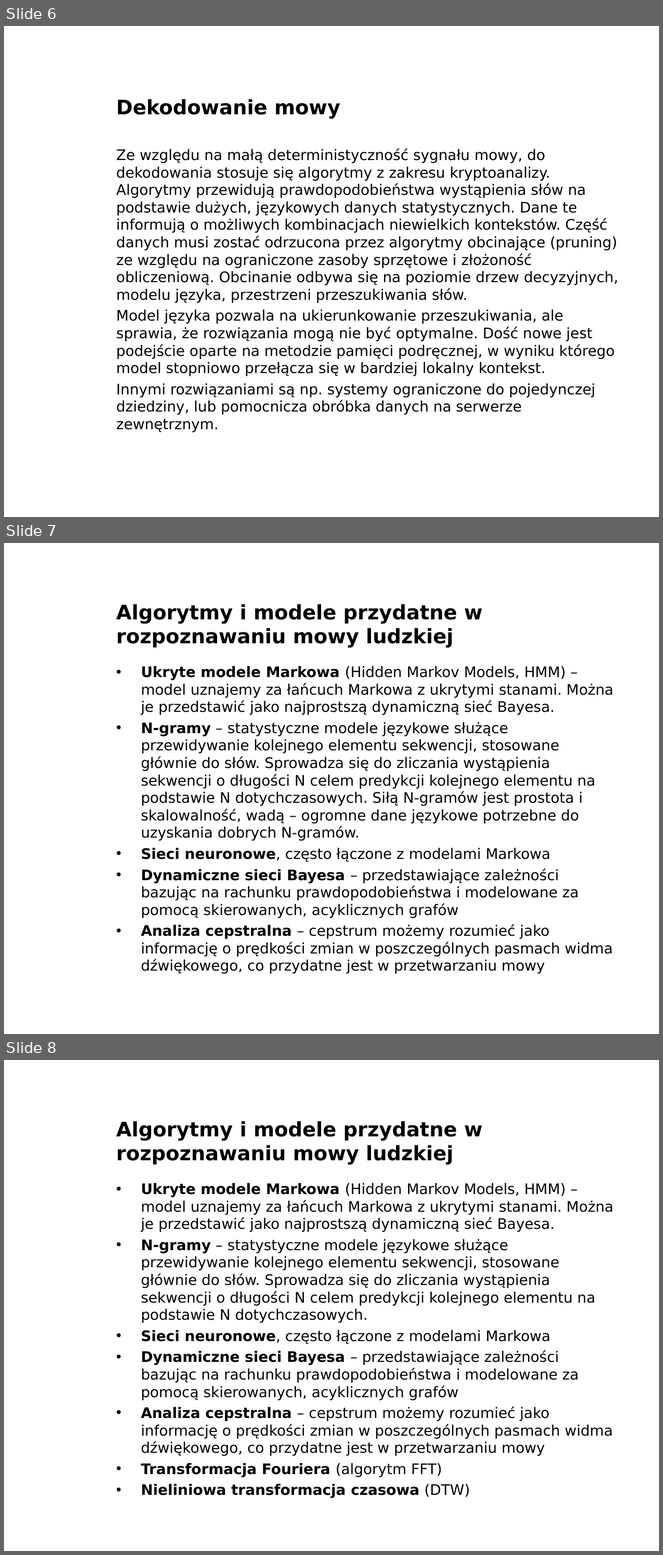
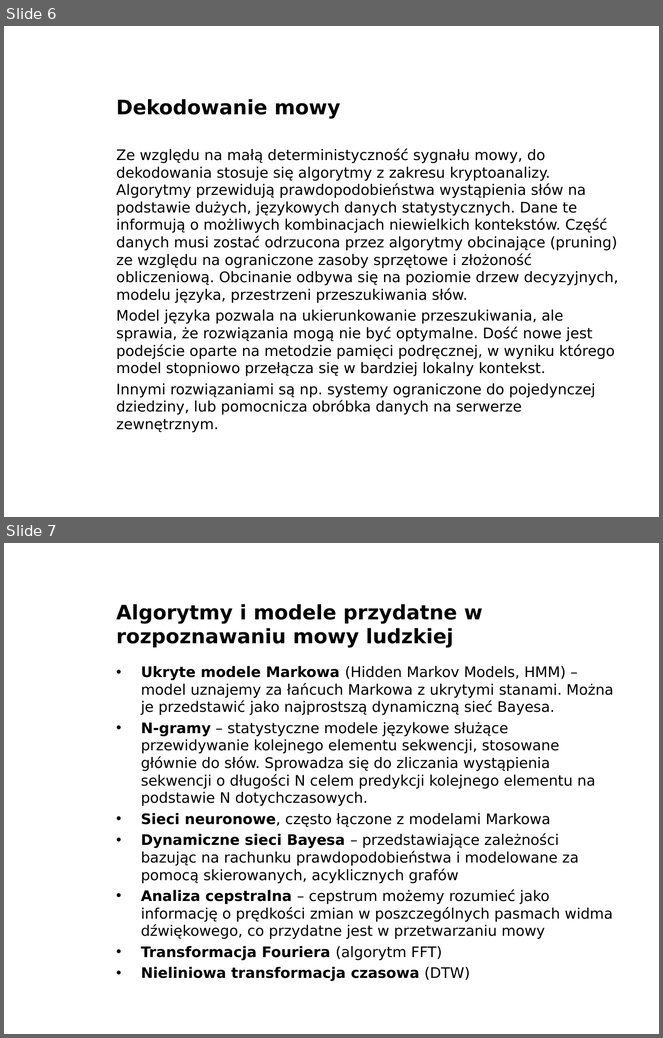
Before and after one commit to Armes/PSI_GCP01_zima_2016-2017_Szymon_Durak, a slide deck: prezentacja/Rozpoznawanie mowy wstęp.ppt. Shown one above the other, each under a label of ours: slides 6, 7 and 8 before the commit, slides 6 and 7 after it. The pictures are 663x1555 and 663x1038 pixels, drawn with LibreOffice and Linux fonts; fonts in the diff are those of the drawing; background and template pictures are left out. Boxes give left, top, right and bottom in pixels: in the first picture for what was removed or moved away, otherwise in the second. Text is boxed around its words. In the diff, an @@ line names an element or a change of style, - is before the commit and + after.

```diff
--- a/prezentacja/Rozpoznawanie mowy wstęp.ppt
+++ b/prezentacja/Rozpoznawanie mowy wstęp.ppt
@@ slide 7 removed at box(4, 543, 659, 1034), background picture (left out) @@
@@ title removed at box(116, 604, 483, 648) @@
-Algorytmy i modele przydatne w rozpoznawaniu mowy ludzkiej
@@ text removed at box(141, 666, 614, 974) @@
-• Ukryte modele Markowa (Hidden Markov Models, HMM) – model uznajemy za łańcuch Markowa z ukrytymi stanami. Można je przedstawić jako najprostszą dynamiczną sieć Bayesa.
-• N-gramy – statystyczne modele językowe służące przewidywanie kolejnego elementu sekwencji, stosowane głównie do słów. Sprowadza się do zliczania wystąpienia sekwencji o długości N celem predykcji kolejnego elementu na podstawie N dotychczasowych. Siłą N-gramów jest prostota i skalowalność, wadą – ogromne dane językowe potrzebne do uzyskania dobrych N-gramów.
-• Sieci neuronowe, często łączone z modelami Markowa
-• Dynamiczne sieci Bayesa – przedstawiające zależności bazując na rachunku prawdopodobieństwa i modelowane za pomocą skierowanych, acyklicznych grafów
-• Analiza cepstralna – cepstrum możemy rozumieć jako informację o prędkości zmian w poszczególnych pasmach widma dźwiękowego, co przydatne jest w przetwarzaniu mowy
@@ text removed at box(551, 1017, 659, 1034) @@
-www.agh.edu.pl
@@ what was slide 8 is now slide 7 @@
```
Also in this commit, not shown: 13 slides added, 1 other file.
